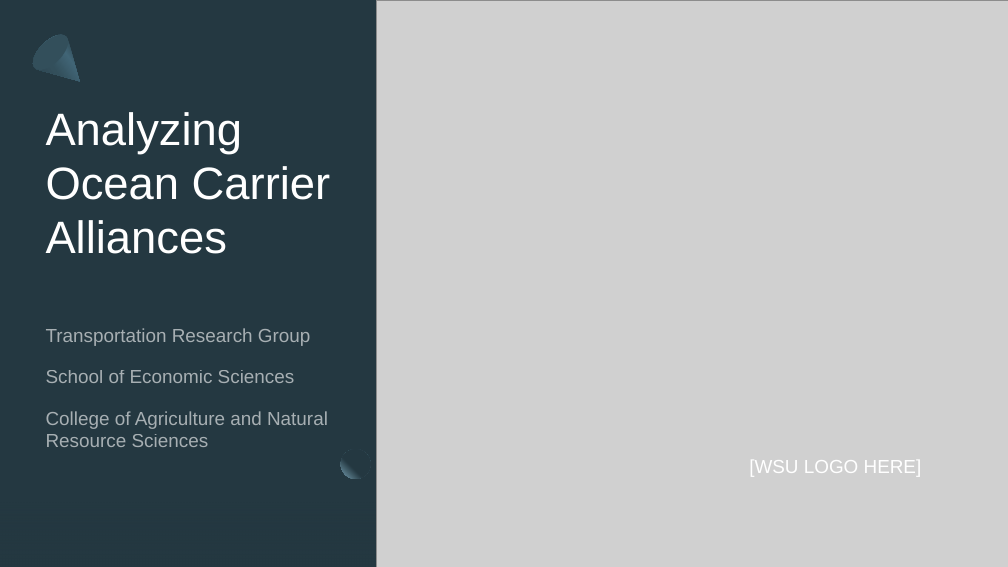
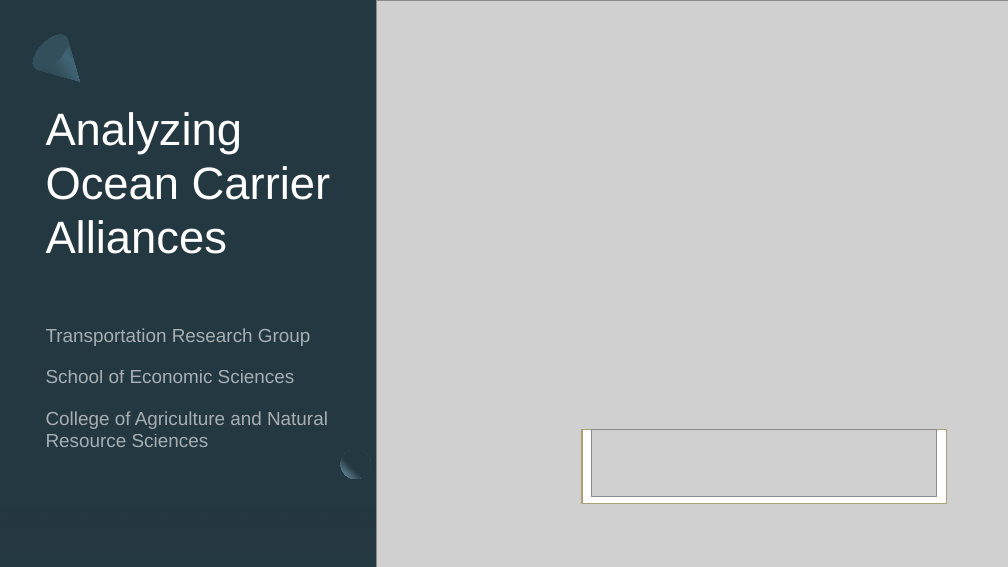
Before and after one commit to epistemetrica/Ocean-Carrier-Alliances-Project, a slide deck: slide 1 of PNREC/PNREC slides.pptx. Drawn at 1008x567 pixels with LibreOffice and Linux fonts; fonts in the diff are those of the drawing; grey boxes stand for pictures. Boxes give left, top, right and bottom in pixels: in the first picture for what was removed or moved away, otherwise in the second. Text is boxed around its words. In the diff, an @@ line names an element or a change of style, - is before the commit and + after.

```diff
--- a/PNREC/PNREC slides.pptx
+++ b/PNREC/PNREC slides.pptx
@@ rectangle added at (582, 430, 947, 504), fill #FFFFFF, outline #ABA175 1 pt @@
@@ picture added at (587, 430, 932, 497) @@
@@ picture added at (591, 430, 937, 497) @@
@@ text removed at (749, 460, 922, 477) @@
-[WSU LOGO HERE]
```
Also in this commit, not shown: 5 other slides changed, 5 slides added, 2 slides removed, 14 other files.
